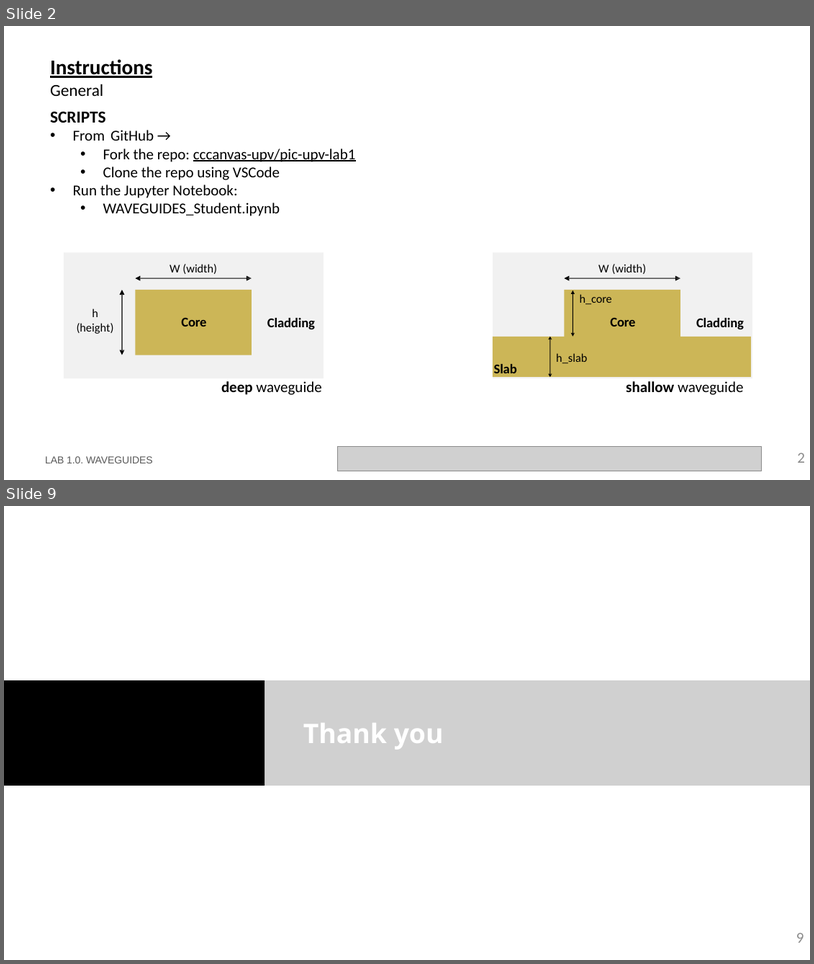
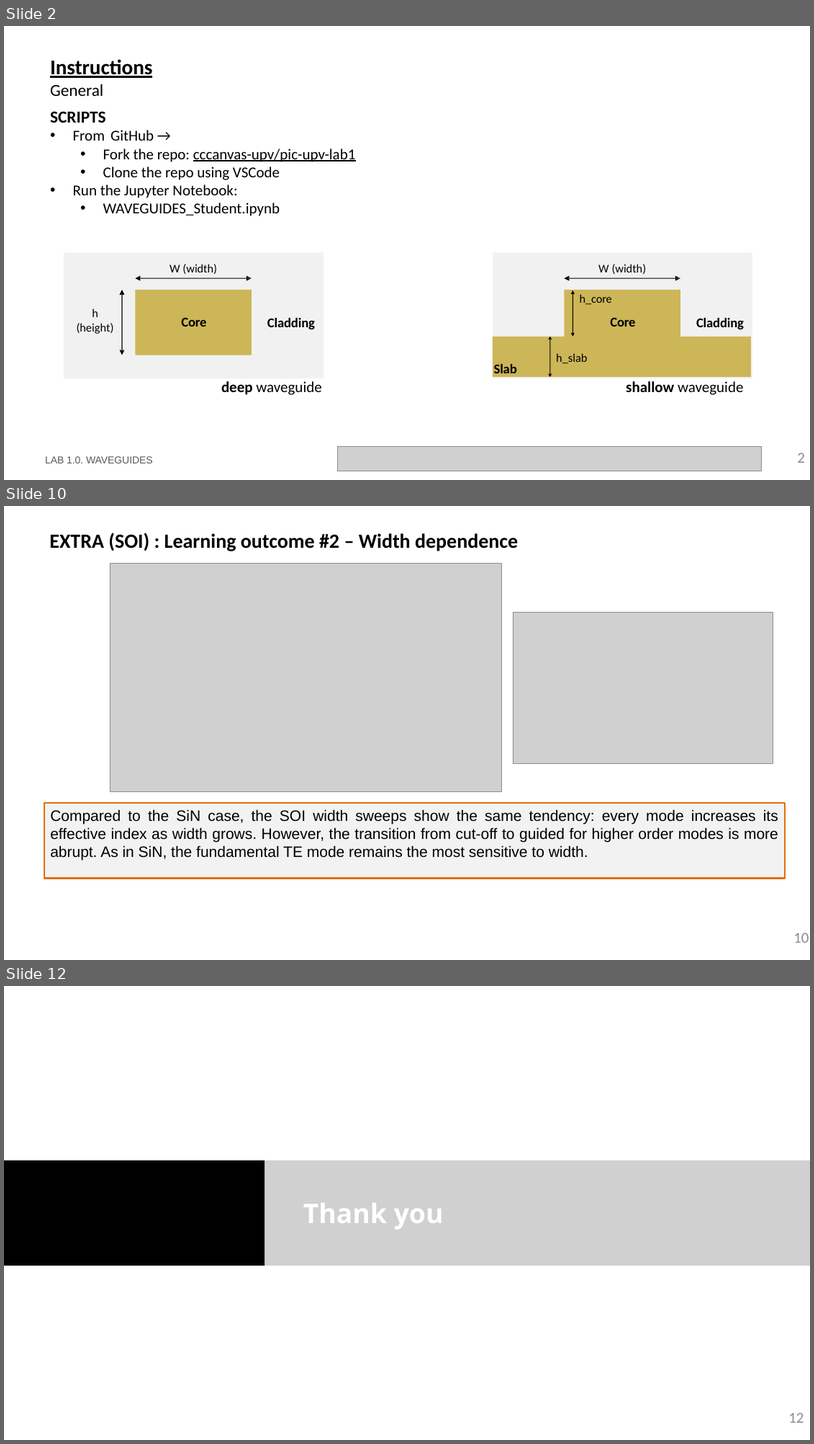
Before and after one commit to mromgar1/pic-upv-lab1, a slide deck: LabBook_10.pptx. Shown one above the other, each under a label of ours: slides 2 and 9 before the commit, slides 2, 10 and 12 after it; the slides between them are not shown. The pictures are 814x964 and 814x1444 pixels, drawn with LibreOffice and Linux fonts; fonts in the diff are those of the drawing; grey boxes stand for pictures; background and template pictures are left out. Boxes give left, top, right and bottom in pixels: in the first picture for what was removed or moved away, otherwise in the second. Text is boxed around its words. In the diff, an @@ line names an element or a change of style, - is before the commit and + after.

```diff
--- a/LabBook_10.pptx
+++ b/LabBook_10.pptx
@@ slide 10 added at (4, 506, 810, 960), background #FFFFFF @@
@@ text added at (49, 533, 518, 551), 24 pt, text #000000, bold @@
+EXTRA (SOI) : Learning outcome #2 – Width dependence
@@ picture added at (110, 564, 502, 792) @@
@@ picture added at (513, 612, 774, 763) @@
@@ rectangle added at (44, 803, 786, 878), fill #F2F2F2, outline #E0700D 2.25 pt, 18 pt, text #000000 @@
+Compared to the SiN case, the SOI width sweeps show the same tendency: every mode increases its effective index as width grows. However, the transition from cut-off to guided for higher order modes is more abrupt. As in SiN, the fundamental TE mode remains the most sensitive to width.
@@ page number added at (794, 932, 809, 942), 18 pt, text #8C8C8C @@
+10
@@ what was slide 9 is now slide 12 @@
@@ page number at (789, 1412, 804, 1422): text changed @@
-9
+12
```
Also in this commit, not shown: 4 slides changed, 4 other slides added, 2 slides removed.
